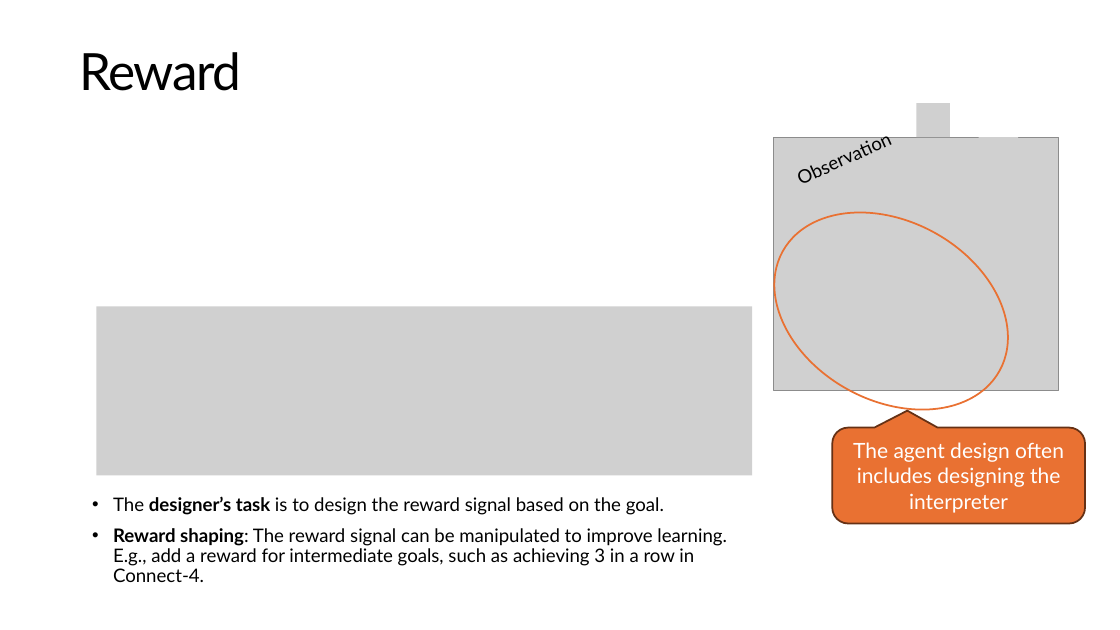
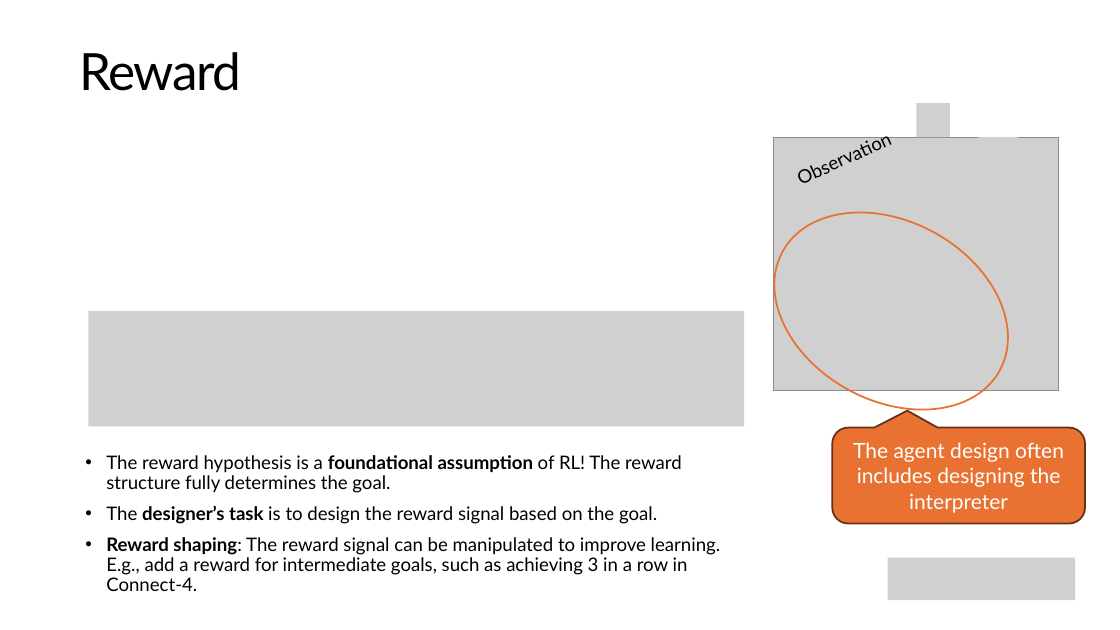
Before and after one commit to mhahsler/Introduction_to_Reinforcement_Learning, a slide deck: slide 17 of slides/Lecture_Chapter01.pptx. Drawn at 1120x630 pixels with LibreOffice and Linux fonts; fonts in the diff are those of the drawing; grey boxes stand for pictures. Boxes give left, top, right and bottom in pixels: in the first picture for what was removed or moved away, otherwise in the second. Text is boxed around its words. In the diff, an @@ line names an element or a change of style, - is before the commit and + after.

```diff
--- a/slides/Lecture_Chapter01.pptx
+++ b/slides/Lecture_Chapter01.pptx
@@ picture: place and size @@
-picture at bbox=[97, 307, 753, 476]
+picture at bbox=[88, 311, 744, 426]
@@ text "The reward hypothesis is a ...": place and size @@
-text "The reward hypothesis is a ..." at bbox=[113, 496, 727, 582]
+text "The reward hypothesis is a ..." at bbox=[106, 455, 721, 591]
@@ text at bbox=[106, 455, 682, 493]: paragraph added @@
+• The reward hypothesis is a foundational assumption of RL! The reward structure fully determines the goal.
@@ picture added at bbox=[888, 558, 1075, 600] @@
```
Also in this commit, not shown: 17 other slides changed, 1 other file.
